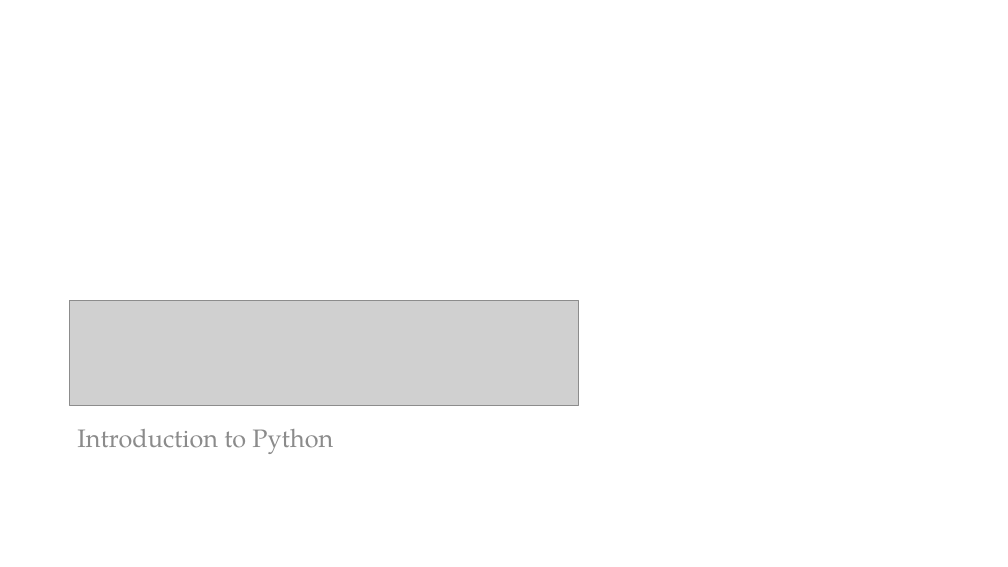
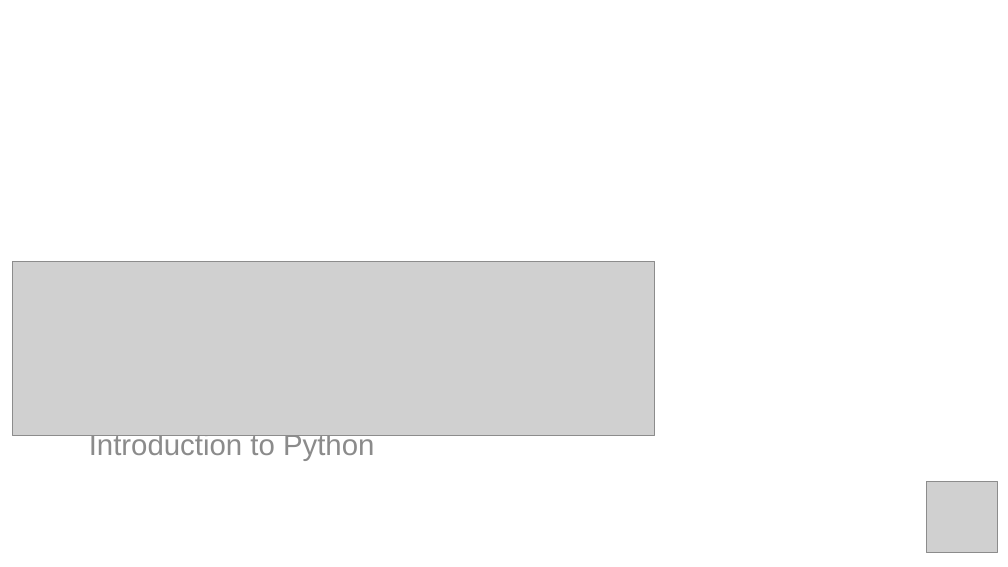
Before and after one commit to PracticumAI/python, a slide deck: slide 1 of presentations/01_intro_to_python.pptx. Drawn at 1008x567 pixels with LibreOffice and Linux fonts; fonts in the diff are those of the drawing; grey boxes stand for pictures. Boxes give left, top, right and bottom in pixels: in the first picture for what was removed or moved away, otherwise in the second. Text is boxed around its words. In the diff, an @@ line names an element or a change of style, - is before the commit and + after.

```diff
--- a/presentations/01_intro_to_python.pptx
+++ b/presentations/01_intro_to_python.pptx
@@ picture added at [12,262,655,436] @@
@@ picture removed at [70,300,578,405] @@
@@ text "Introduction to Python": place and size @@
-text "Introduction to Python" at [77,429,333,454]
+text "Introduction to Python" at [89,431,374,460]
@@ text "Introduction to Python" at [89,431,374,460]: size 24 to 28 pt, font TeX Gyre Pagella to Arial @@
@@ picture added at [926,482,998,554] @@
```
Also in this commit, not shown: 4 other slides changed, 1 slide removed, 2 other files.
